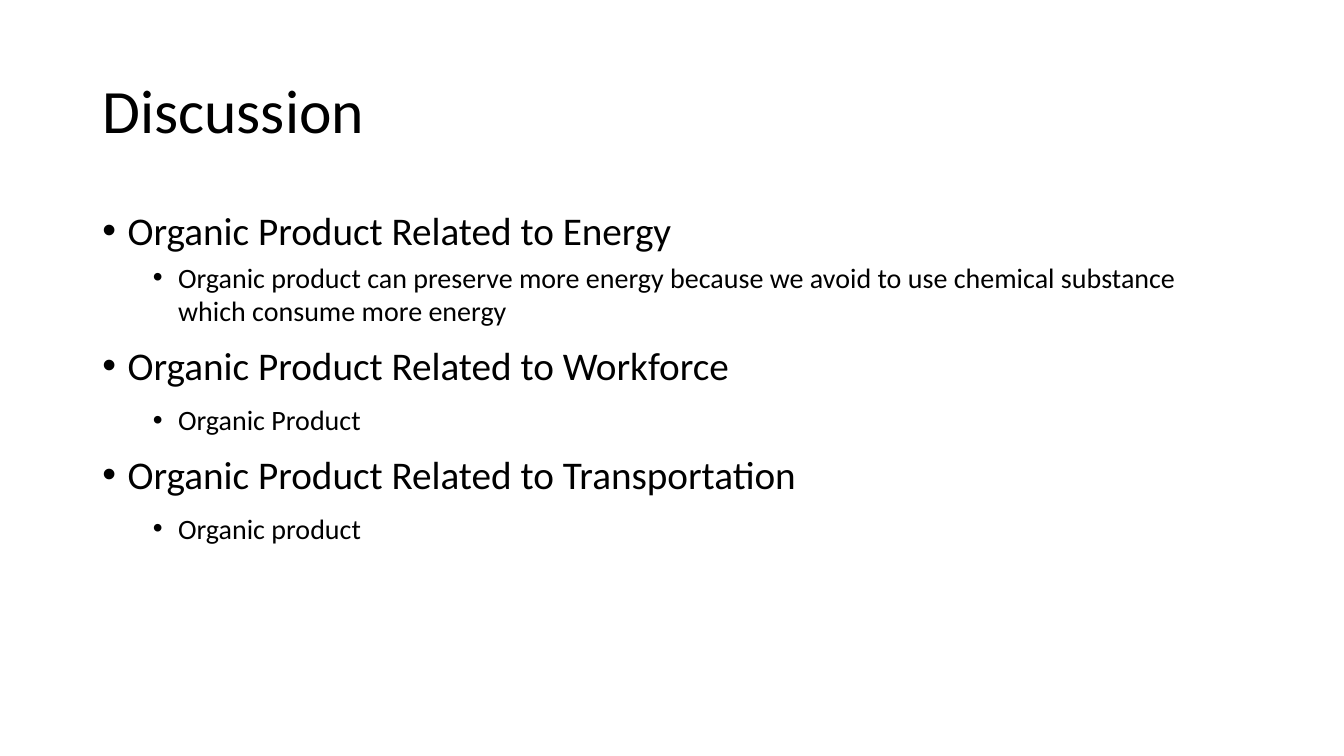
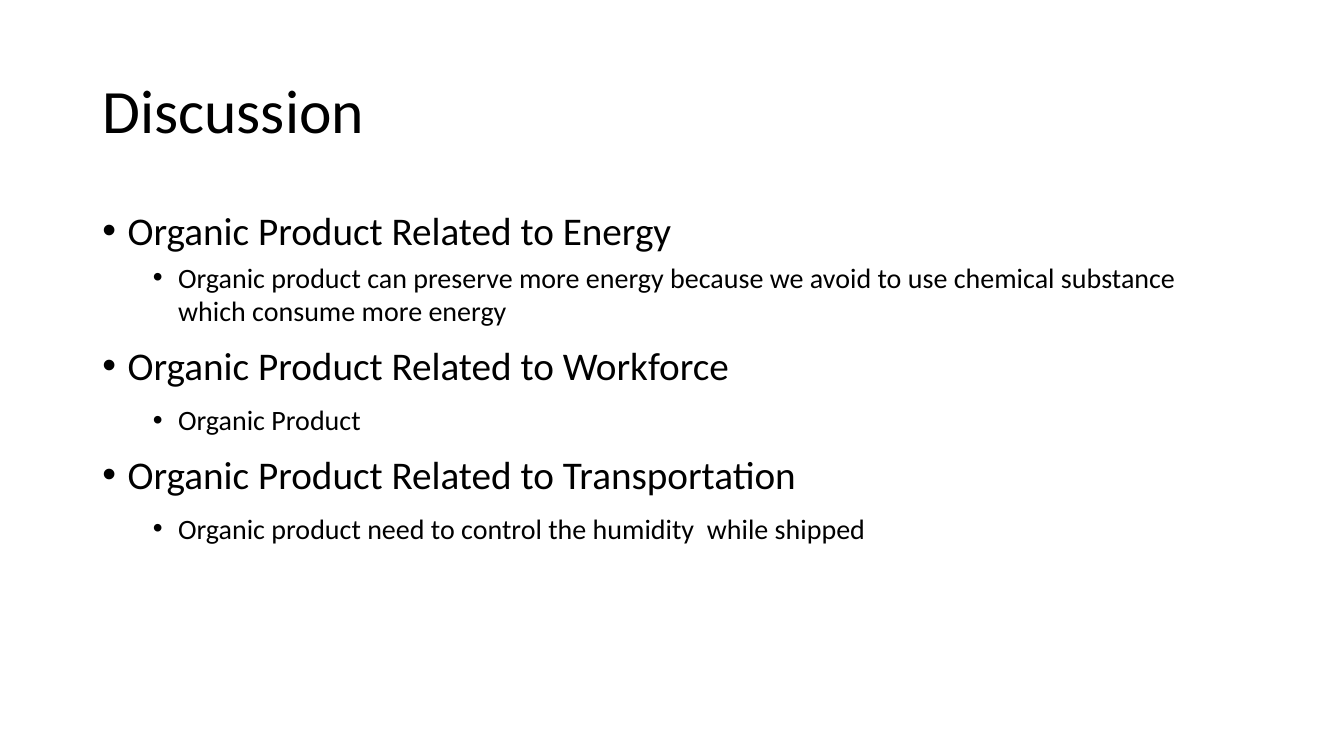
Before and after one commit to kurniawanbobby/seventh-floor, a slide deck: slide 14 of report/progress_definition_regulation.pptx. Drawn at 1344x756 pixels with LibreOffice and Linux fonts; fonts in the diff are those of the drawing. Boxes give left, top, right and bottom in pixels: in the first picture for what was removed or moved away, otherwise in the second. Text is boxed around its words. In the diff, an @@ line names an element or a change of style, - is before the commit and + after.

```diff
--- a/report/progress_definition_regulation.pptx
+++ b/report/progress_definition_regulation.pptx
@@ text at <box>178,519,865,544</box>: text changed @@
-    • Organic product
+    • Organic product need to control the humidity while shipped
```
Also in this commit, not shown: 2 other files.
